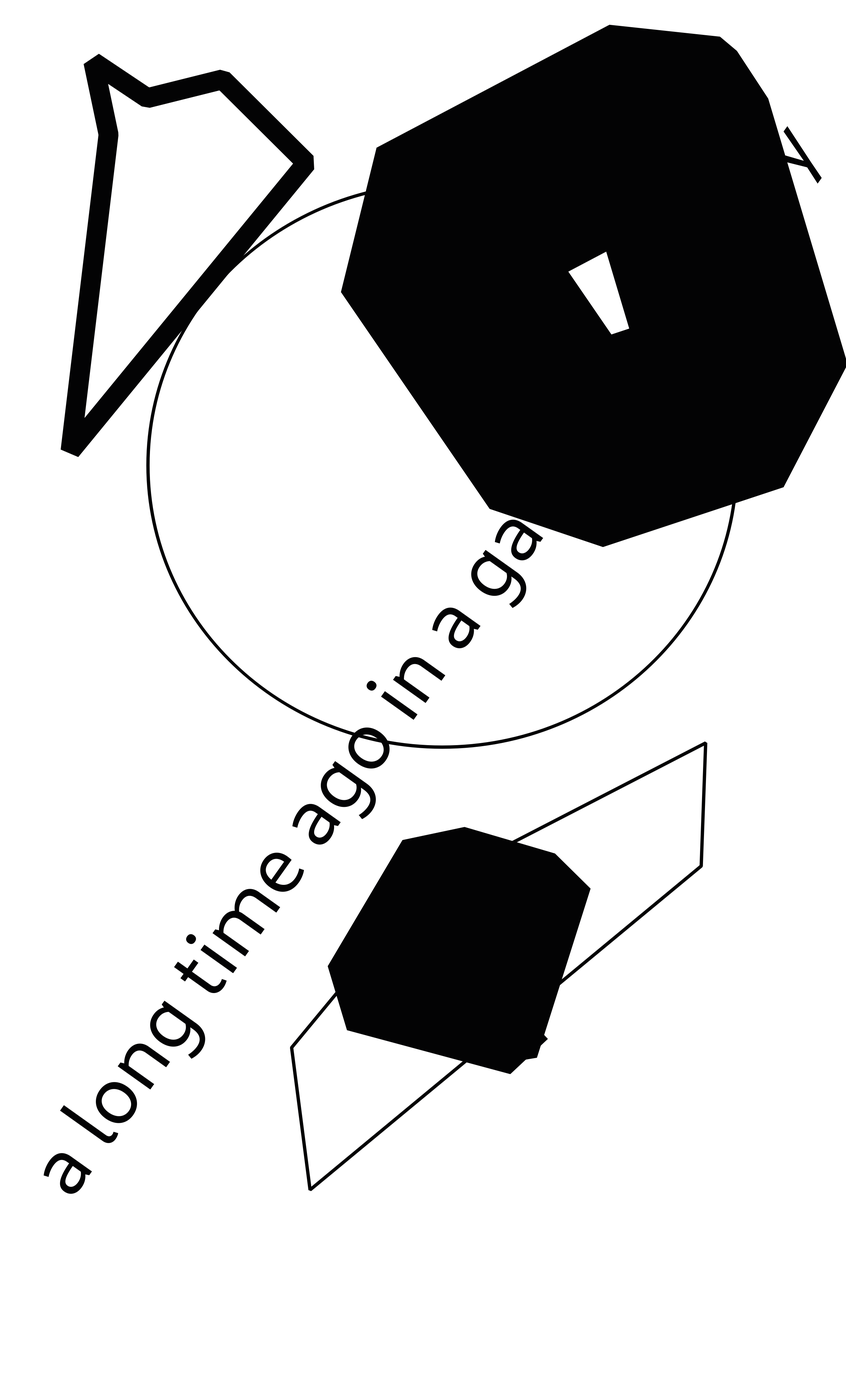
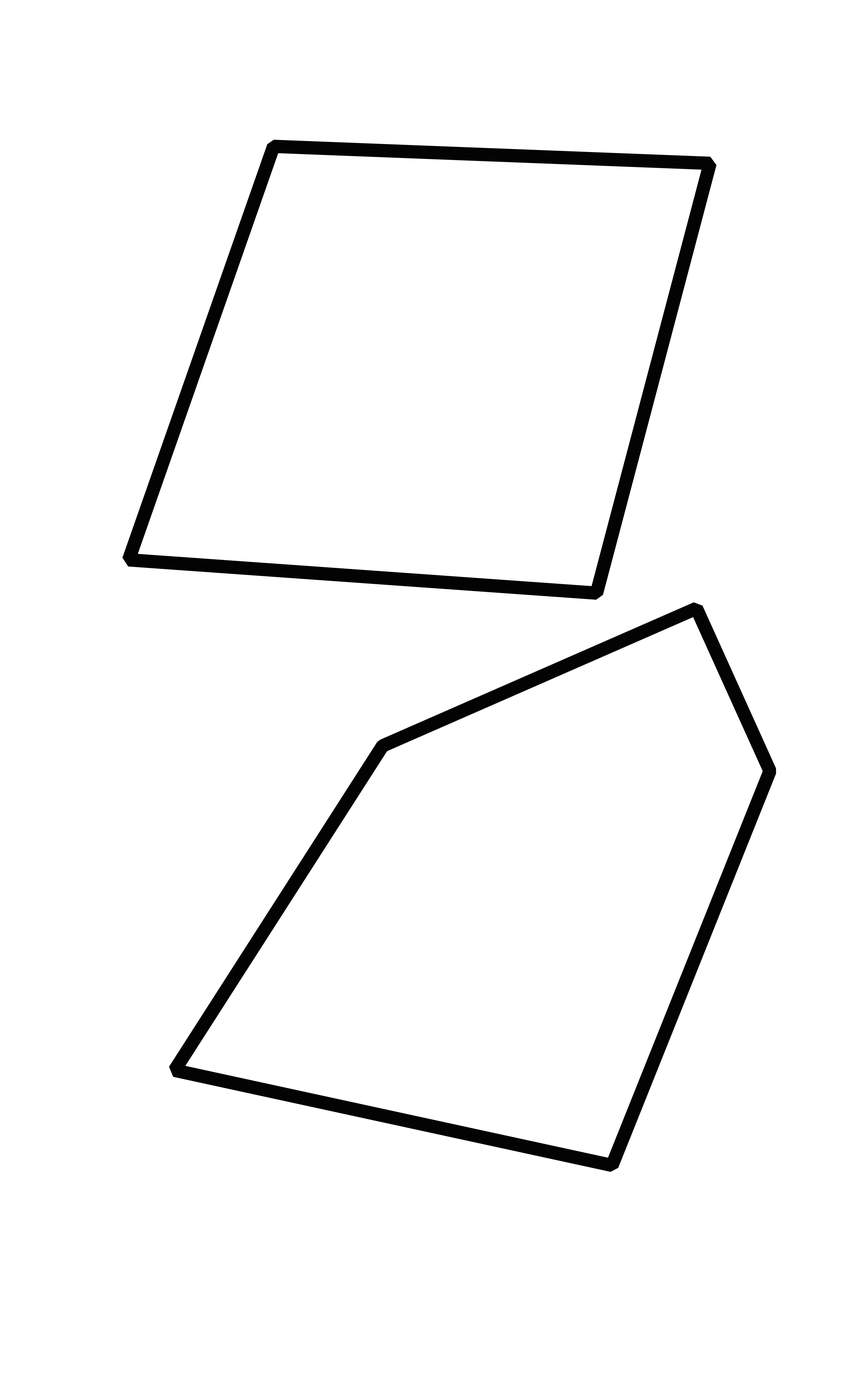
Revision of a layered 846 x 1394 image; what changed, layer by layer:
pixels changed over [43,24,846,1194] (layer not identified)
